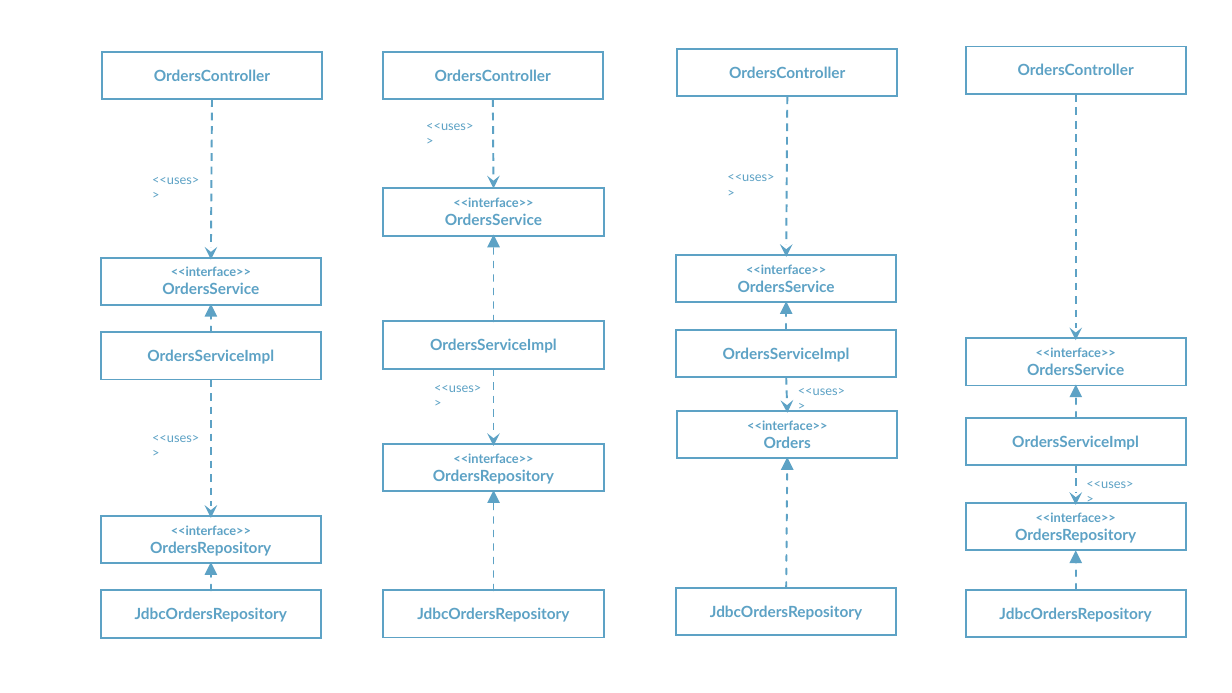
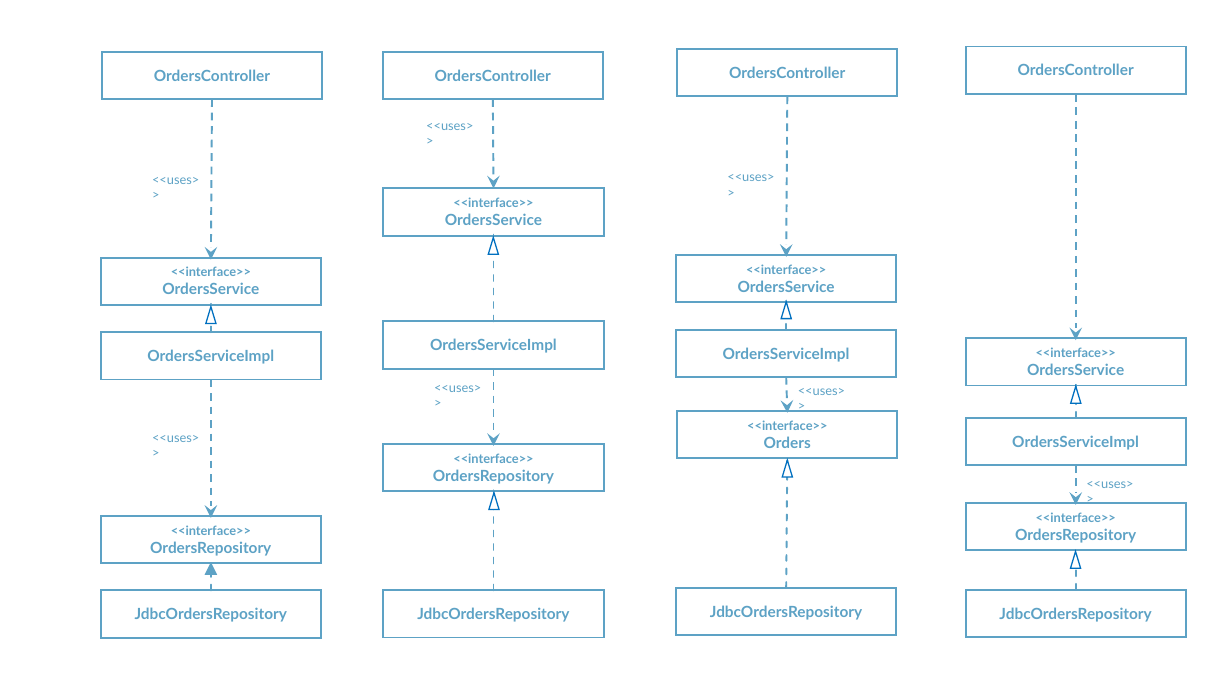
Before and after one commit to rudaks-han/book-summary, a slide deck: slide 22 of Clean Architecture/ref/클린아키텍처.pptx (slide 21 before the commit). Drawn at 1232x693 pixels with LibreOffice and Linux fonts; fonts in the diff are those of the drawing. Boxes give left, top, right and bottom in pixels: in the first picture for what was removed or moved away, otherwise in the second. Text is boxed around its words. In the diff, an @@ line names an element or a change of style, - is before the commit and + after.

```diff
--- a/Clean Architecture/ref/클린아키텍처.pptx
+++ b/Clean Architecture/ref/클린아키텍처.pptx
@@ triangle added at (488,238,498,254), fill #FFFFFF, outline #0070C0 1 pt @@
@@ arrow (494, 322) - (494, 235): arrow to line @@
@@ triangle added at (206,307,216,323), fill #FFFFFF, outline #0070C0 1 pt @@
@@ arrow (211, 333) - (211, 304): arrow to line @@
@@ triangle added at (781,302,791,319), fill #FFFFFF, outline #0070C0 1 pt @@
@@ arrow (787, 330) - (787, 301): arrow to line @@
@@ triangle added at (1071,386,1081,403), fill #FFFFFF, outline #0070C0 1 pt @@
@@ arrow (1076, 418) - (1076, 384): arrow to line @@
@@ triangle added at (783,460,793,477), fill #FFFFFF, outline #0070C0 1 pt @@
@@ arrow (787, 588) - (787, 457): arrow to line @@
@@ triangle added at (489,493,499,509), fill #FFFFFF, outline #0070C0 1 pt @@
@@ arrow (494, 591) - (494, 491): arrow to line @@
@@ triangle added at (1071,552,1081,568), fill #FFFFFF, outline #0070C0 1 pt @@
@@ arrow (1076, 590) - (1076, 551): arrow to line @@
```
Also in this commit, not shown: 7 other slides changed, 1 slide added, 48 other files.
